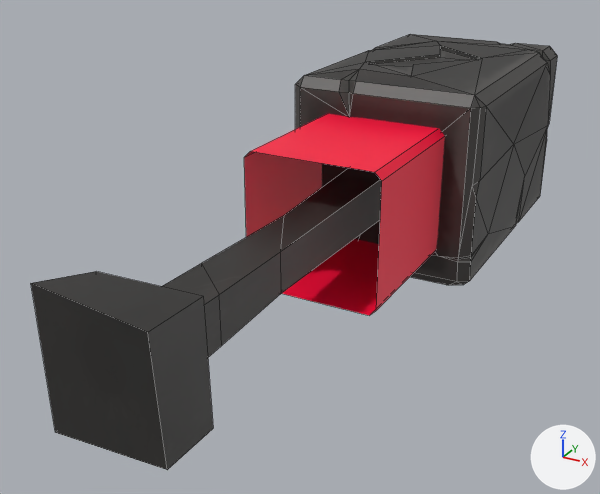
Renders of the OBJ model models/production/exports/gaussmeter.obj from each side of a commit.
The view is the same before and after, from a 50 mm camera at (1.17, -3.19, 1.04) aimed at (-0.19, -0.71, -0.2). Arrows for +X, +Y and +Z are at lower right; the lights stay in place. Mesh edges are drawn as thin lines. Where no turn or scale is listed for an object, it has been applied to the vertices.

In view in the first picture: 'gaussmeter'.
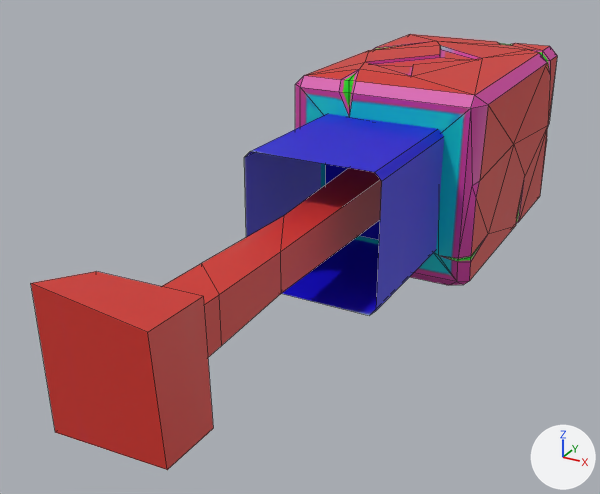
Location of each change, [x1, y1, x2, y2] in pixels of the pictures (600 x 494 px; the box of a moved part takes in the faces that stretch with it):
'gaussmeter', surface changed, reshaped
    both: [31, 34, 557, 470]
part 1 of me_gaussmeter, moved or reshaped
    both: [300, 53, 547, 282]
part 2 of me_gaussmeter, recoloured (red to blue)
    both: [244, 114, 444, 315]

Edits to the bpy script that builds the scene:
```text
Add img_map_gaussmeter_png:
    img_map_gaussmeter_png = load_image('MAP_gaussmeter.png', '../textures/MAP_gaussmeter.png', 1024, 1024, 'sRGB')
Change mat_gaussmeter:
    mat_gaussmeter.texture: img_tex_gaussmeter_black_png -> img_map_gaussmeter_png
Change me_gaussmeter:
    used by ob_gaussmeter; location = (0.0, 0.0, 0.0)
    remove me_gaussmeter.from_pydata(...)  # 220 vertices, 264 faces; spans x -0.39..0.39, y -2.02..1.0, z -0.39..0.4
    add me_gaussmeter.from_pydata(...)  # 222 vertices, 268 faces; spans x -0.39..0.39, y -2.02..1.0, z -0.39..0.4
    me_gaussmeter part 1
    3 vertices are removed from x -0.01..0.37, y -0.42..-0.4, z 0.0..0.33
    14 faces are deleted
    5 vertices are added at (0.37, -0.38, 0.33), (0.23, -0.45, -0.23), (-0.23, -0.45, 0.23), (0.23, -0.45, 0.23), (-0.23, -0.45, -0.23)
    18 new faces join them
    me_gaussmeter part 2: 8 faces spanning x -0.24..0.24, y -0.99..-0.38, z -0.24..0.24 switch from mat_gaussmeter_move (picture img_tex_gaussmeter_red_png) to mat_gaussmeter (picture img_map_gaussmeter_png)
```
